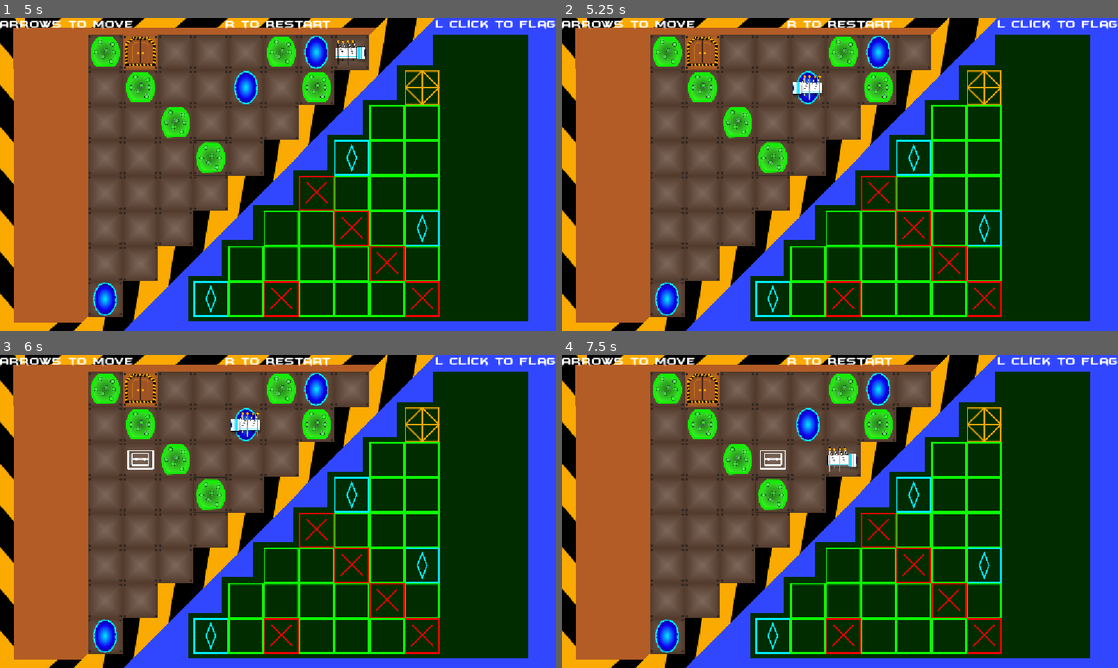
Above: before the commit, frames 1-4 (two rows, left to right).
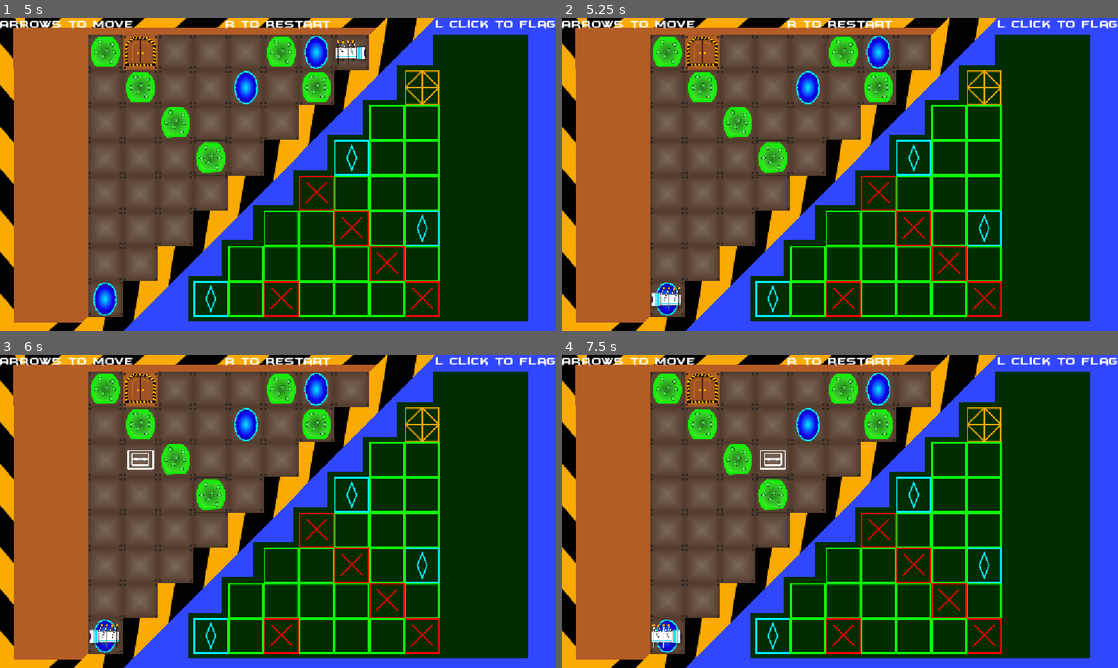
Above: after the commit, the same moments.

Repository: yuesubi/unijam-2026
Game: Godot game, scene res://Scenes/SceneContainers/meta_menu.tscn
Same seed, same stepped clock (60 frames per second), same inputs: the game is played once before the commit and once after it.
Inputs (mouse positions are in pixels of both pictures, inside the frame that each line leads up to):
- Up to frame 1 (5 s): click "PLAY" at 0.5 s; click "Level 8" at 1.25 s; tap Enter (ui_accept) at 2, 2.27, 2.75, 3.02, 3.5, 4.25, 4.52 s; move the mouse to (400, 158) at 2.02 s; hold Right (ui_right) 2.03-2.78 s; click (400, 158) at 2.1 s; move the mouse to (166, 190) at 2.77 s; hold Down (ui_down) 2.78-3.53 s; click (166, 190) at 2.85 s; move the mouse to (333, 105) at 3.52 s; hold Right (ui_right) 3.53-4.28 s; click (333, 105) at 3.6 s; move the mouse to (250, 237) at 4.27 s; hold Up (ui_up) from 4.28 s (still down); click (250, 237) at 4.35 s
- Up to frame 2 (5.25 s): tap Enter (ui_accept) at 5 s; move the mouse to (1006, 221) at 5.02 s; release Up (ui_up) at 5.03 s; hold Left (ui_left) from 5.03 s (still down); click (1006, 221) at 5.1 s
- Up to frame 3 (6 s): keep holding Left (ui_left); tap Enter (ui_accept) at 5.27, 5.75 s; move the mouse to (111, 464) at 5.77 s; click (111, 464) at 5.85 s
- Up to frame 4 (7.5 s): tap Enter (ui_accept) at 6.02 s; move the mouse to (867, 511) at 6.52 s; release Left (ui_left) at 6.53 s; hold Down (ui_down) 6.53-7.28 s; click (867, 511) at 6.6 s; move the mouse to (756, 433) at 7.27 s; hold Right (ui_right) from 7.28 s (still down); click (756, 433) at 7.35 s

Frame 1 is identical in both runs. In frame 2, 0.6% of the frame differs, in the area x 16-47%, y 18-94%; in frame 3, 0.6%; in frame 4, 0.6%.

Commit message:
fix: portals in lazer tuto

Diff:
--- a/into-the-maze/Scenes/Levels/tutoLaser.tscn
+++ b/into-the-maze/Scenes/Levels/tutoLaser.tscn
@@ -111,7 +111,7 @@
 texture = ExtResource("4_ufbuf")
 
 [node name="Portal" parent="." index="1" unique_id=1833809616 node_paths=PackedStringArray("linkedPortal") instance=ExtResource("2_f20yq")]
-position = Vector2(383, -123)
+position = Vector2(-119, 653)
 linkedPortal = NodePath("../Portal2")
 
 [node name="Portal2" parent="." index="2" unique_id=1273175285 node_paths=PackedStringArray("linkedPortal") instance=ExtResource("2_f20yq")]
@@ -119,15 +119,15 @@
 linkedPortal = NodePath("../Portal3")
 
 [node name="Portal3" parent="." index="3" unique_id=1096374916 node_paths=PackedStringArray("linkedPortal") instance=ExtResource("2_f20yq")]
-position = Vector2(-128, 637)
+position = Vector2(378, -121)
 linkedPortal = NodePath("../Portal")
 
 [node name="Portal4" parent="." index="4" unique_id=1650987650 node_paths=PackedStringArray("linkedPortal") instance=ExtResource("3_vm37b")]
-position = Vector2(260, 636)
+position = Vector2(1028, 384)
 linkedPortal = NodePath("../Portal5")
 
 [node name="Portal5" parent="." index="5" unique_id=1251979430 node_paths=PackedStringArray("linkedPortal") instance=ExtResource("3_vm37b")]
-position = Vector2(1023, 386)
+position = Vector2(253, 642)
 linkedPortal = NodePath("../Portal6")
 
 [node name="Portal6" parent="." index="6" unique_id=2030055071 node_paths=PackedStringArray("linkedPortal") instance=ExtResource("3_vm37b")]
